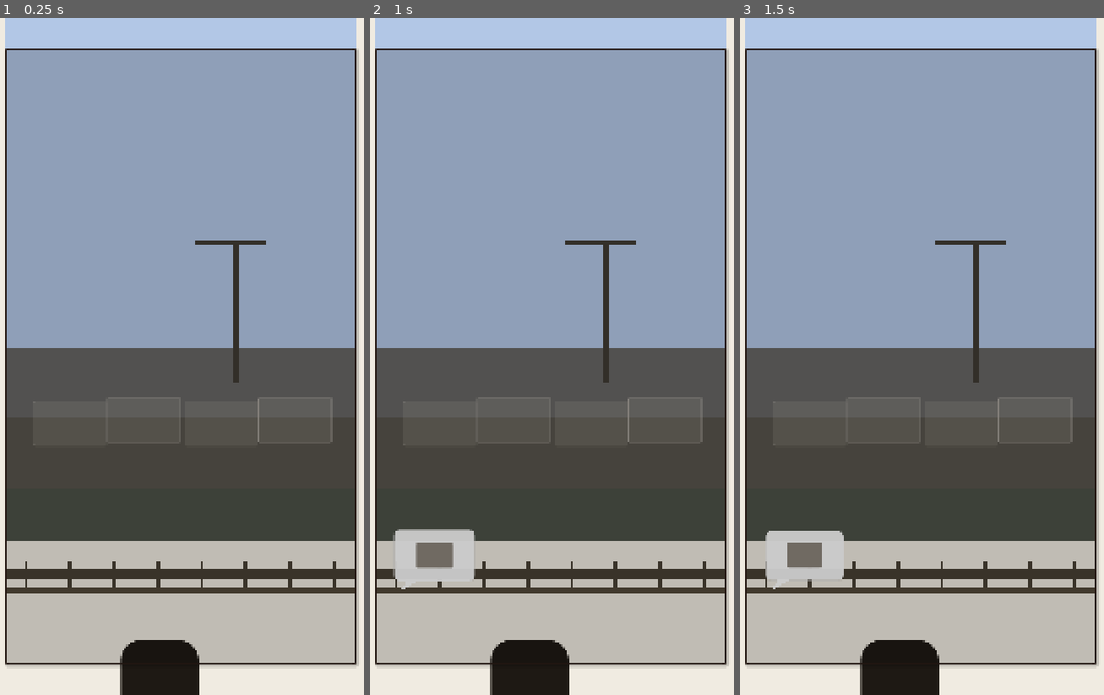
Above: before the commit, frames 1-3 (left to right).
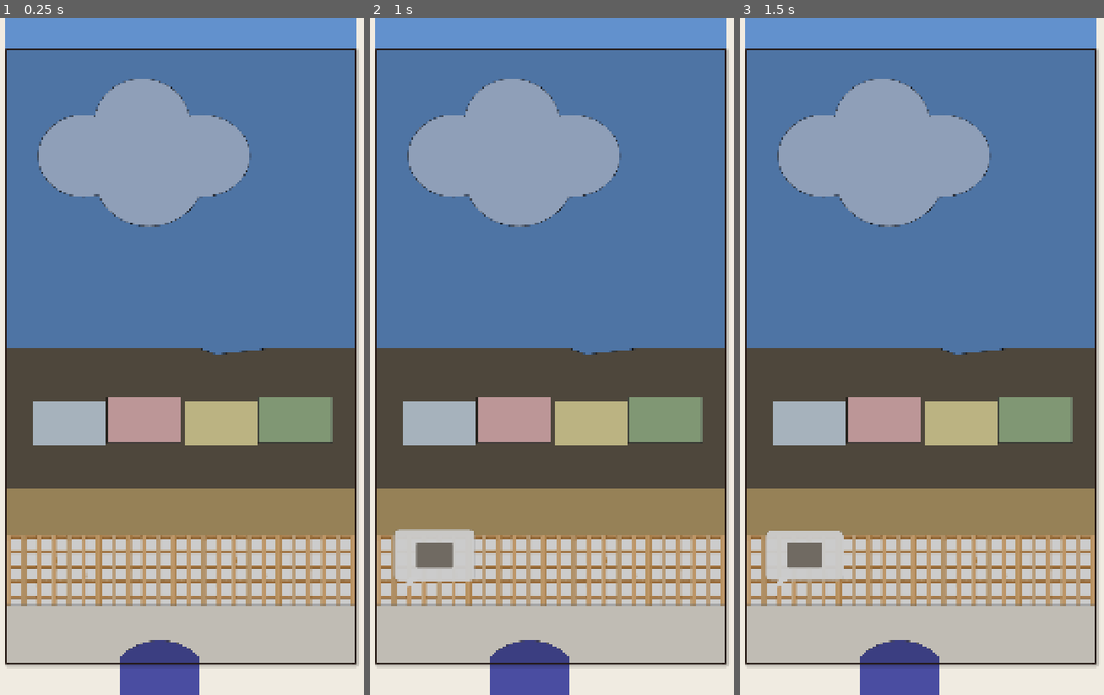
Above: after the commit, the same moments.

Repository: snottleDev/story-powered
Game: Godot game, scene res://prototypes/07_bridge_scene/bridge_scene.tscn
Same seed, same stepped clock (60 frames per second), same inputs: the game is played once before the commit and once after it.
Inputs (mouse positions are in pixels of both pictures, inside the frame that each line leads up to):
- Up to frame 1 (0.25 s): no input
- Up to frame 2 (1 s): tap Enter at 0.5 s; move the mouse to (635, 322) at 0.52 s; click (635, 322) at 0.67 s
- Up to frame 3 (1.5 s): drag from (845, 390) to (900, 491) at 1.27 s

The runs differ from the first frame. In frame 1, 59% of the frame differs, in the area x 1-98%, y 0-100%; in frame 2, 58%; in frame 3, 58%.

Commit message:
Integrate P7 bridge illustrations — swap all placeholders for real assets
All ColorRect/Panel placeholder nodes replaced with TextureRect loading
illustrated PNGs. Sky, landscape, construction (crane removed — now in
image), 4×2 bridge sections, fence (rail/posts collapsed into one image),
father/daughter/family-kneeling characters, and speech bubble tails
(Polygon2D → two TextureRects with visibility toggle). Positions and
sizes unchanged from placeholders — visual tuning to follow.

Co-Authored-By: Claude Sonnet 4.6 <noreply@anthropic.com>

Diff:
--- a/prototypes/07_bridge_scene/bridge_scene.gd
+++ b/prototypes/07_bridge_scene/bridge_scene.gd
@@ -22,14 +22,15 @@
 # ── Scene nodes ──
 var _panel_clip: Control
 var _scene_container: Control
-var _sky_bg: ColorRect
+var _sky_bg: TextureRect
 var _bridge_sections: Array = []   # [{node, ghost, built}]
-var _father: Panel
-var _daughter: Panel
-var _family_kneeling: Panel
+var _father: TextureRect
+var _daughter: TextureRect
+var _family_kneeling: TextureRect
 var _speech_bubble: Control
 var _bubble_thumbnail: Panel
-var _bubble_tail: Polygon2D
+var _bubble_tail_l: TextureRect
+var _bubble_tail_r: TextureRect
 var _advance_arrow: Button
 
 # ── Parallax ──
@@ -127,48 +128,41 @@
 
 func _build_sky() -> void:
 	# sky_bg.png — 1000×1200, sky with horizon
-	_sky_bg = ColorRect.new()
+	_sky_bg = TextureRect.new()
+
+	_sky_bg.texture = load("res://prototypes/07_bridge_scene/assets/sky_bg.png")
+	_sky_bg.expand_mode = TextureRect.EXPAND_IGNORE_SIZE
+	_sky_bg.stretch_mode = TextureRect.STRETCH_KEEP_ASPECT_COVERED
+
 	_sky_bg.position = Vector2(0, -200)
 	_sky_bg.size = Vector2(_panel_w, 1600)
-	_sky_bg.color = Color(0.7, 0.78, 0.9)
+	_sky_bg.modulate = Color(0.7, 0.78, 0.9)
 	_scene_container.add_child(_sky_bg)
 	_register_parallax(_sky_bg, 0.0)
 
 
 func _build_landscape() -> void:
 	# landscape_mid.png — 1000×400, silhouetted distant hills
-	var landscape := ColorRect.new()
+	var landscape := TextureRect.new()
+	landscape.texture = load("res://prototypes/07_bridge_scene/assets/landscape_mid.png")
+	landscape.expand_mode = TextureRect.EXPAND_IGNORE_SIZE
+	landscape.stretch_mode = TextureRect.STRETCH_KEEP_ASPECT_COVERED
 	landscape.position = Vector2(0, 1050)
 	landscape.size = Vector2(_panel_w, 350)
-	landscape.color = Color(0.30, 0.32, 0.28)
 	_scene_container.add_child(landscape)
 	_register_parallax(landscape, 0.3)
 
 
 func _build_construction() -> void:
 	# construction_fg.png — 1000×500, construction crew silhouettes with crane
-	var construction := ColorRect.new()
+	var construction := TextureRect.new()
+	construction.texture = load("res://prototypes/07_bridge_scene/assets/construction_fg.png")
+	construction.expand_mode = TextureRect.EXPAND_IGNORE_SIZE
+	construction.stretch_mode = TextureRect.STRETCH_KEEP_ASPECT_COVERED
 	construction.position = Vector2(0, 850)
 	construction.size = Vector2(_panel_w, 400)
-	construction.color = Color(0.35, 0.33, 0.30, 0.85)
 	_scene_container.add_child(construction)
 	_register_parallax(construction, 0.6)
-
-	# Crane mast
-	var mast := ColorRect.new()
-	mast.position = Vector2(650, 550)
-	mast.size = Vector2(18, 400)
-	mast.color = Color(0.25, 0.23, 0.20)
-	_scene_container.add_child(mast)
-	_register_parallax(mast, 0.6)
-
-	# Crane arm
-	var arm := ColorRect.new()
-	arm.position = Vector2(540, 550)
-	arm.size = Vector2(200, 10)
-	arm.color = Color(0.25, 0.23, 0.20)
-	_scene_container.add_child(arm)
-	_register_parallax(arm, 0.6)
 
 
 func _build_bridge() -> void:
@@ -190,44 +184,31 @@
 	]
 
 	for i in 4:
-		var color: Color = _section_colors[i] if i < _section_colors.size() \
-			else Color(0.55, 0.52, 0.48)
-
 		var section_node := Control.new()
 		section_node.position = positions[i]
 		section_node.size = Vector2(section_w, section_h)
 		section_node.mouse_filter = Control.MOUSE_FILTER_IGNORE
 		bridge_container.add_child(section_node)
 
-		# Ghost — transparent fill, light border (blueprint/outline look)
-		var ghost := Panel.new()
+		# Ghost — outline texture (blueprint/architectural look)
+		var ghost := TextureRect.new()
+		ghost.texture = load("res://prototypes/07_bridge_scene/assets/bridge_section_%d_ghost.png" % (i + 1))
+		ghost.expand_mode = TextureRect.EXPAND_IGNORE_SIZE
+		ghost.stretch_mode = TextureRect.STRETCH_KEEP_ASPECT_COVERED
 		ghost.position = Vector2.ZERO
 		ghost.size = Vector2(section_w, section_h)
 		ghost.mouse_filter = Control.MOUSE_FILTER_IGNORE
-		var gs := StyleBoxFlat.new()
-		gs.bg_color = Color(0.8, 0.78, 0.75, 0.15)
-		gs.border_color = Color(0.7, 0.68, 0.65, 0.4)
-		for side in ["left", "top", "right", "bottom"]:
-			gs.set("border_width_" + side, 2)
-		for corner in ["top_left", "top_right", "bottom_left", "bottom_right"]:
-			gs.set("corner_radius_" + corner, 4)
-		ghost.add_theme_stylebox_override("panel", gs)
 		section_node.add_child(ghost)
 
-		# Built — solid with border
-		var built := Panel.new()
+		# Built — solid texture
+		var built := TextureRect.new()
+		built.texture = load("res://prototypes/07_bridge_scene/assets/bridge_section_%d_built.png" % (i + 1))
+		built.expand_mode = TextureRect.EXPAND_IGNORE_SIZE
+		built.stretch_mode = TextureRect.STRETCH_KEEP_ASPECT_COVERED
 		built.position = Vector2.ZERO
 		built.size = Vector2(section_w, section_h)
 		built.modulate.a = 0.0
 		built.mouse_filter = Control.MOUSE_FILTER_IGNORE
-		var bs := StyleBoxFlat.new()
-		bs.bg_color = color
-		bs.border_color = color.darkened(0.25)
-		for side in ["left", "top", "right", "bottom"]:
-			bs.set("border_width_" + side, 2)
-		for corner in ["top_left", "top_right", "bottom_left", "bottom_right"]:
-			bs.set("corner_radius_" + corner, 4)
-		built.add_theme_stylebox_override("panel", bs)
 		section_node.add_child(built)
 
 		_bridge_sections.append({
@@ -239,82 +220,53 @@
 
 func _build_fence() -> void:
 	# fence.png — 1000×200, fence with transparent top
-	# Horizontal rail
-	var rail := ColorRect.new()
-	rail.position = Vector2(0, 1480)
-	rail.size = Vector2(_panel_w, 28)
-	rail.color = Color(0.28, 0.25, 0.20)
-	_scene_container.add_child(rail)
-	_register_parallax(rail, 1.0)
-
-	# Fence posts
-	for i in 8:
-		var post := ColorRect.new()
-		post.position = Vector2(55 + i * 125, 1455)
-		post.size = Vector2(10, 75)
-		post.color = Color(0.28, 0.25, 0.20)
-		_scene_container.add_child(post)
-		_register_parallax(post, 1.0)
-
-	# Lower rail
-	var lower_rail := ColorRect.new()
-	lower_rail.position = Vector2(0, 1530)
-	lower_rail.size = Vector2(_panel_w, 20)
-	lower_rail.color = Color(0.32, 0.28, 0.22)
-	_scene_container.add_child(lower_rail)
-	_register_parallax(lower_rail, 1.0)
+	var fence := TextureRect.new()
+	fence.texture = load("res://prototypes/07_bridge_scene/assets/fence.png")
+	fence.expand_mode = TextureRect.EXPAND_IGNORE_SIZE
+	fence.stretch_mode = TextureRect.STRETCH_KEEP_ASPECT_COVERED
+	fence.position = Vector2(0, 1380)
+	fence.size = Vector2(_panel_w, 200)
+	_scene_container.add_child(fence)
+	_register_parallax(fence, 1.0)
 
 
 # ── Characters ──
 
-func _make_silhouette(pos: Vector2, sz: Vector2, head_r: int) -> Panel:
-	var panel := Panel.new()
-	panel.position = pos
-	panel.size = sz
-	var style := StyleBoxFlat.new()
-	style.bg_color = Color(0.12, 0.10, 0.08)
-	style.corner_radius_top_left = head_r
-	style.corner_radius_top_right = head_r
-	style.corner_radius_bottom_left = 6
-	style.corner_radius_bottom_right = 6
-	panel.add_theme_stylebox_override("panel", style)
-	panel.mouse_filter = Control.MOUSE_FILTER_IGNORE
-	return panel
-
-
 func _build_characters() -> void:
-	# father_standing.png — 300×800, full silhouette
-	# Head barely visible at bottom of initial viewport (1750 - 1680 = 70px)
-	_father = _make_silhouette(Vector2(330, 1680), Vector2(220, 700), 55)
+	# father_standing.png — head barely visible at bottom of initial viewport
+	_father = TextureRect.new()
+	_father.texture = load("res://prototypes/07_bridge_scene/assets/father_standing.png")
+	_father.expand_mode = TextureRect.EXPAND_IGNORE_SIZE
+	_father.stretch_mode = TextureRect.STRETCH_KEEP_ASPECT_COVERED
+	_father.position = Vector2(330, 1680)
+	_father.size = Vector2(220, 700)
+	_father.mouse_filter = Control.MOUSE_FILTER_IGNORE
 	_scene_container.add_child(_father)
 	_register_parallax(_father, 1.0)
 
-	# daughter_standing.png — 200×700, full silhouette
-	# Initially hidden below viewport
-	_daughter = _make_silhouette(Vector2(580, 1790), Vector2(160, 560), 42)
+	# daughter_standing.png — initially hidden below viewport
+	_daughter = TextureRect.new()
+	_daughter.texture = load("res://prototypes/07_bridge_scene/assets/daughter_standing.png")
+	_daughter.expand_mode = TextureRect.EXPAND_IGNORE_SIZE
+	_daughter.stretch_mode = TextureRect.STRETCH_KEEP_ASPECT_COVERED
+	_daughter.position = Vector2(580, 1790)
+	_daughter.size = Vector2(160, 560)
 	_daughter.modulate.a = 0.0
+	_daughter.mouse_filter = Control.MOUSE_FILTER_IGNORE
 	_scene_container.add_child(_daughter)
 	_register_parallax(_daughter, 1.0)
 
-	# family_kneeling.png — 500×600, father kneeling with arm around daughter
-	_family_kneeling = _make_silhouette(Vector2(310, 1750), Vector2(400, 430), 45)
+	# family_kneeling.png — emotional reveal at final stage
+	_family_kneeling = TextureRect.new()
+	_family_kneeling.texture = load("res://prototypes/07_bridge_scene/assets/family_kneeling.png")
+	_family_kneeling.expand_mode = TextureRect.EXPAND_IGNORE_SIZE
+	_family_kneeling.stretch_mode = TextureRect.STRETCH_KEEP_ASPECT_COVERED
+	_family_kneeling.position = Vector2(310, 1750)
+	_family_kneeling.size = Vector2(400, 430)
 	_family_kneeling.modulate.a = 0.0
+	_family_kneeling.mouse_filter = Control.MOUSE_FILTER_IGNORE
 	_scene_container.add_child(_family_kneeling)
 	_register_parallax(_family_kneeling, 1.0)
-
-	# Add a second "head" shape for the daughter in the kneeling group
-	var kid_head := Panel.new()
-	kid_head.position = Vector2(250, 35)
-	kid_head.size = Vector2(90, 100)
-	var khs := StyleBoxFlat.new()
-	khs.bg_color = Color(0.12, 0.10, 0.08)
-	khs.corner_radius_top_left = 40
-	khs.corner_radius_top_right = 40
-	khs.corner_radius_bottom_left = 10
-	khs.corner_radius_bottom_right = 10
-	kid_head.add_theme_stylebox_override("panel", khs)
-	kid_head.mouse_filter = Control.MOUSE_FILTER_IGNORE
-	_family_kneeling.add_child(kid_head)
 
 
 # ── Speech Bubble ──
@@ -341,10 +293,25 @@
 	body.mouse_filter = Control.MOUSE_FILTER_IGNORE
 	_speech_bubble.add_child(body)
 
-	# Tail — triangle
-	_bubble_tail = Polygon2D.new()
-	_bubble_tail.color = Color(1.0, 1.0, 1.0, 0.95)
-	_speech_bubble.add_child(_bubble_tail)
+	# Tail — left (points toward father)
+	_bubble_tail_l = TextureRect.new()
+	_bubble_tail_l.texture = load("res://prototypes/07_bridge_scene/assets/bubble_tail_left.png")
+	_bubble_tail_l.expand_mode = TextureRect.EXPAND_IGNORE_SIZE
+	_bubble_tail_l.stretch_mode = TextureRect.STRETCH_KEEP_ASPECT_COVERED
+	_bubble_tail_l.position = Vector2(15, 130)
+	_bubble_tail_l.size = Vector2(60, 40)
+	_bubble_tail_l.mouse_filter = Control.MOUSE_FILTER_IGNORE
+	_speech_bubble.add_child(_bubble_tail_l)
+
+	# Tail — right (points toward daughter)
+	_bubble_tail_r = TextureRect.new()
+	_bubble_tail_r.texture = load("res://prototypes/07_bridge_scene/assets/bubble_tail_right.png")
+	_bubble_tail_r.expand_mode = TextureRect.EXPAND_IGNORE_SIZE
+	_bubble_tail_r.stretch_mode = TextureRect.STRETCH_KEEP_ASPECT_COVERED
+	_bubble_tail_r.position = Vector2(145, 130)
+	_bubble_tail_r.size = Vector2(60, 40)
+	_bubble_tail_r.mouse_filter = Control.MOUSE_FILTER_IGNORE
+	_speech_bubble.add_child(_bubble_tail_r)
 
 	# Thumbnail — colored rectangle representing the bridge section
 	_bubble_thumbnail = Panel.new()
@@ -365,14 +332,12 @@
 	# Position & tail based on speaker side
 	if side == "left":
 		_speech_bubble.position = Vector2(60, _panel_h - 380)
-		_bubble_tail.polygon = PackedVector2Array([
-			Vector2(35, 140), Vector2(65, 140), Vector2(15, 170)
-		])
+		_bubble_tail_l.visible = true
+		_bubble_tail_r.visible = false
 	else:
 		_speech_bubble.position = Vector2(_panel_w - 280, _panel_h - 360)
-		_bubble_tail.polygon = PackedVector2Array([
-			Vector2(155, 140), Vector2(185, 140), Vector2(205, 170)
-		])
+		_bubble_tail_l.visible = false
+		_bubble_tail_r.visible = true
 
 	# Thumbnail color
 	var ts := StyleBoxFlat.new()
@@ -608,8 +573,8 @@
 	var color := Color(t[0], t[1], t[2])
 
 	if instant:
-		_sky_bg.color = color
+		_sky_bg.modulate = color
 	else:
 		var tween := create_tween()
-		tween.tween_property(_sky_bg, "color", color, 0.8) \
+		tween.tween_property(_sky_bg, "modulate", color, 0.8) \
 			.set_ease(Tween.EASE_IN_OUT)
--- a/prototypes/07_bridge_scene/bridge_scene.tscn
+++ b/prototypes/07_bridge_scene/bridge_scene.tscn
@@ -1,6 +1,6 @@
-[gd_scene load_steps=2 format=3 uid="uid://bridge_scene"]
+[gd_scene format=3 uid="uid://n7oii2g84fbq"]
 
-[ext_resource type="Script" path="res://prototypes/07_bridge_scene/bridge_scene.gd" id="1_scene"]
+[ext_resource type="Script" uid="uid://3lalmvvhw6xk" path="res://prototypes/07_bridge_scene/bridge_scene.gd" id="1_scene"]
 
-[node name="BridgeScene" type="Node2D"]
+[node name="BridgeScene" type="Node2D" unique_id=1997013901]
 script = ExtResource("1_scene")
Binary file added: prototypes/07_bridge_scene/assets/bridge_ghost_full.png
Not shown, added: prototypes/07_bridge_scene/assets/bridge_ghost_full.png.import
Binary file added: prototypes/07_bridge_scene/assets/bridge_section_1_built.png
Not shown, added: prototypes/07_bridge_scene/assets/bridge_section_1_built.png.import
Binary file added: prototypes/07_bridge_scene/assets/bridge_section_1_ghost.png
Not shown, added: prototypes/07_bridge_scene/assets/bridge_section_1_ghost.png.import
Binary file added: prototypes/07_bridge_scene/assets/bridge_section_2_built.png
Not shown, added: prototypes/07_bridge_scene/assets/bridge_section_2_built.png.import
Binary file added: prototypes/07_bridge_scene/assets/bridge_section_2_ghost.png
Not shown, added: prototypes/07_bridge_scene/assets/bridge_section_2_ghost.png.import
Binary file added: prototypes/07_bridge_scene/assets/bridge_section_3_built.png
Not shown, added: prototypes/07_bridge_scene/assets/bridge_section_3_built.png.import
(and 26 more such lines)
